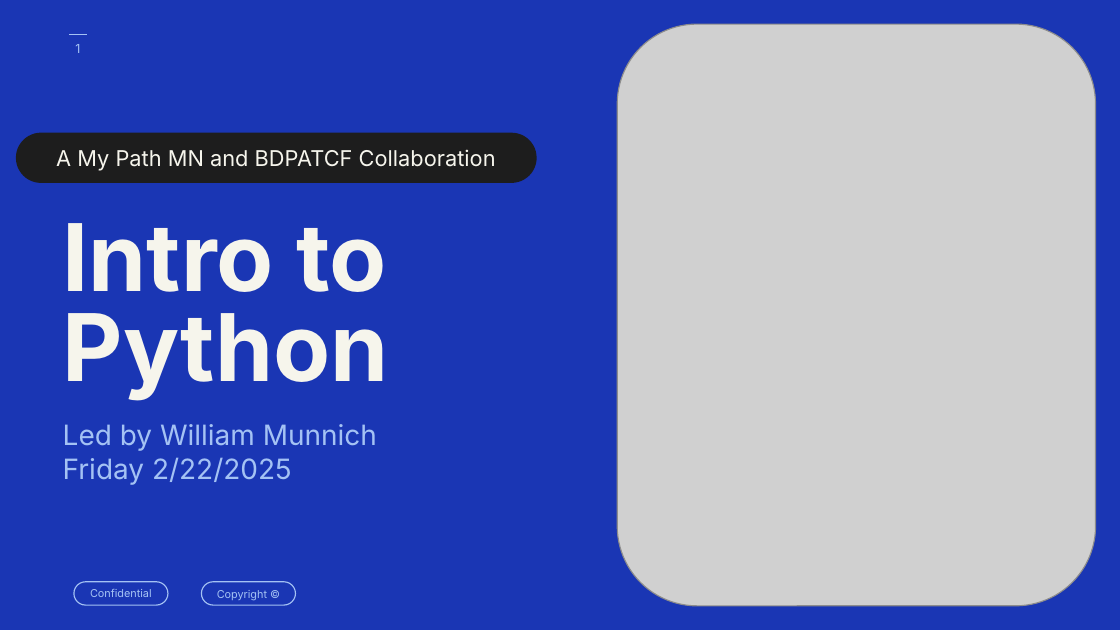
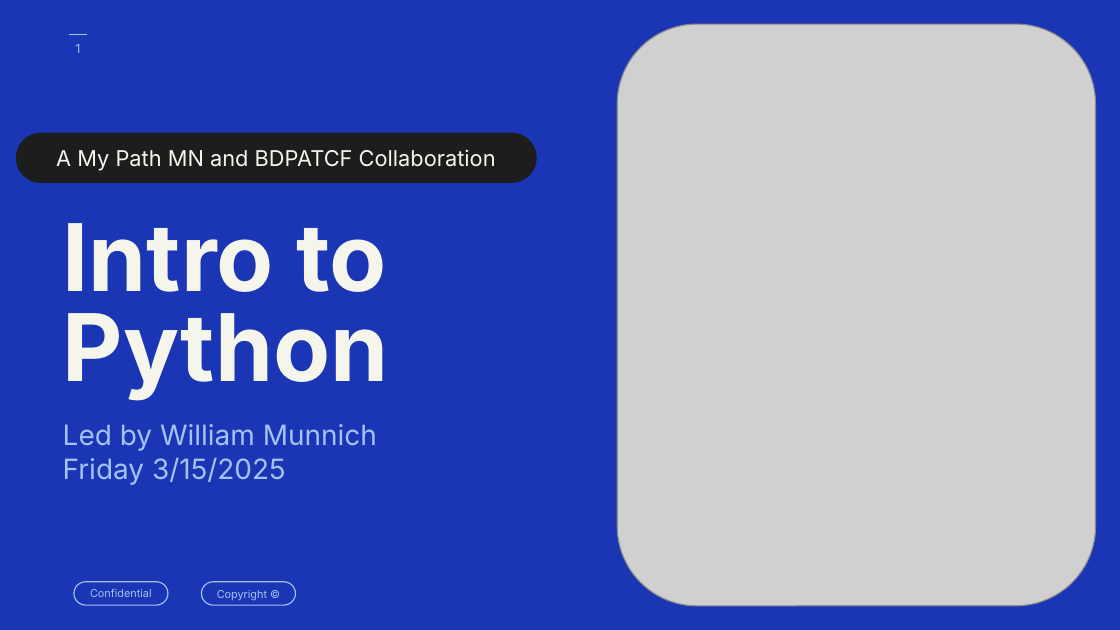
Before and after one commit to williammunnich/BDPA-Class-2025, a slide deck: slide 1 of day4/day4.pptx. Drawn at 1120x630 pixels with LibreOffice and Linux fonts; fonts in the diff are those of the drawing; grey boxes stand for pictures. Boxes give left, top, right and bottom in pixels: in the first picture for what was removed or moved away, otherwise in the second. Text is boxed around its words. In the diff, an @@ line names an element or a change of style, - is before the commit and + after.

```diff
--- a/day4/day4.pptx
+++ b/day4/day4.pptx
@@ title at (x1=63, y1=457, x2=286, y2=485): text changed @@
-Friday 2/22/2025
+Friday 3/15/2025
```
Also in this commit, not shown: 10 other slides changed.
